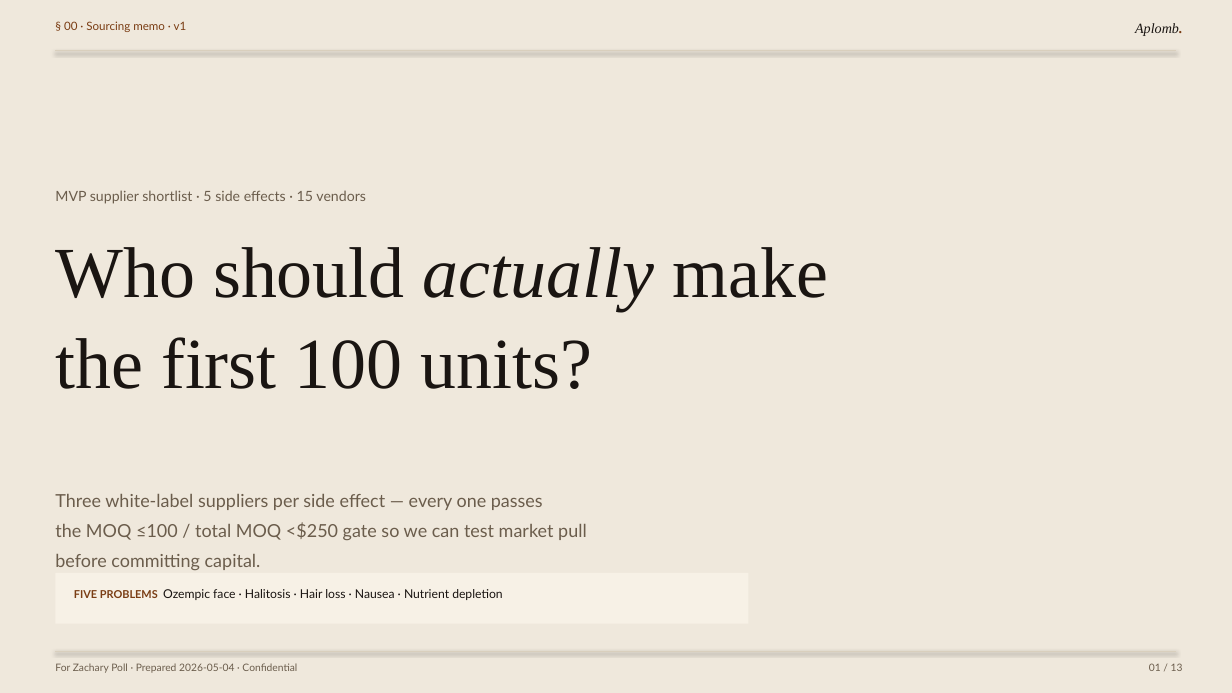
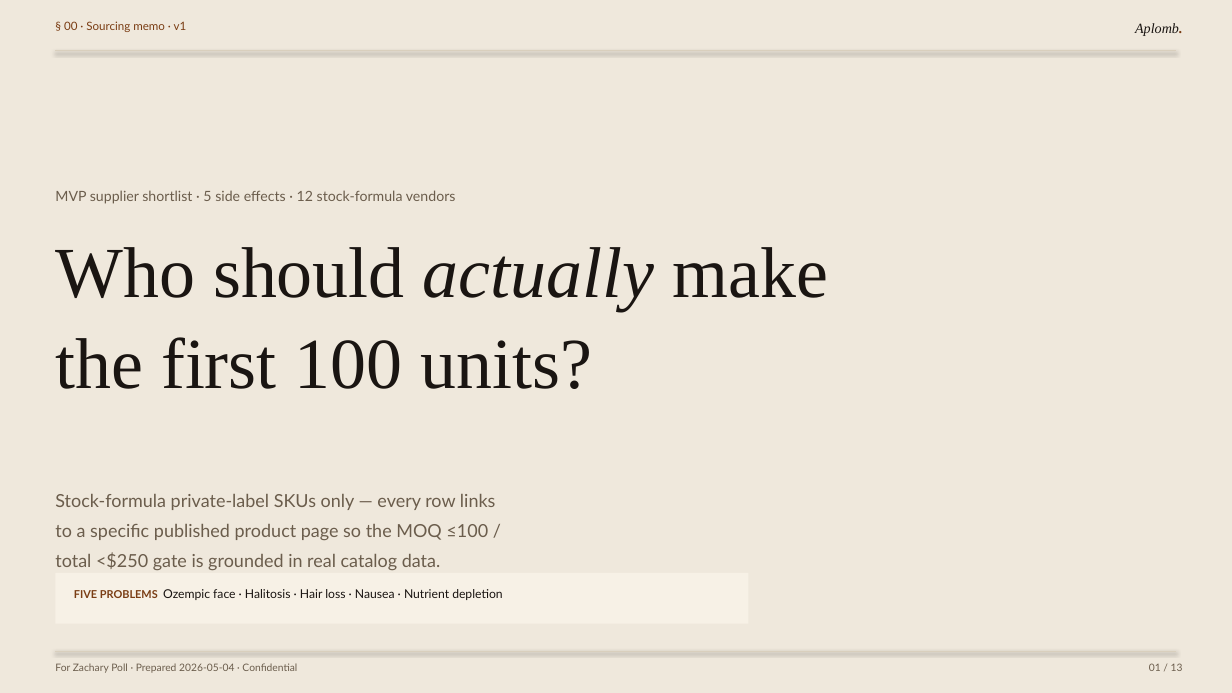
Before and after one commit to zacharybpoll-cmyk/aplomb-clinic, a slide deck: slide 1 of business documents/Aplomb_Supplier_Shortlist_v1.pptx. Drawn at 1232x693 pixels with LibreOffice and Linux fonts; fonts in the diff are those of the drawing. Boxes give left, top, right and bottom in pixels: in the first picture for what was removed or moved away, otherwise in the second. Text is boxed around its words. In the diff, an @@ line names an element or a change of style, - is before the commit and + after.

```diff
--- a/business documents/Aplomb_Supplier_Shortlist_v1.pptx
+++ b/business documents/Aplomb_Supplier_Shortlist_v1.pptx
@@ text at <box>55,190,456,204</box>: text changed @@
-MVP supplier shortlist · 5 side effects · 15 vendors
+MVP supplier shortlist · 5 side effects · 12 stock-formula vendors
@@ text at <box>55,494,496,570</box>: text changed @@
-Three white-label suppliers per side effect — every one passes
-the MOQ ≤100 / total MOQ <$250 gate so we can test market pull
-before committing capital.
+Stock-formula private-label SKUs only — every row links
+to a specific published product page so the MOQ ≤100 /
+total <$250 gate is grounded in real catalog data.
```
Also in this commit, not shown: 6 other slides changed, 1 other file.
